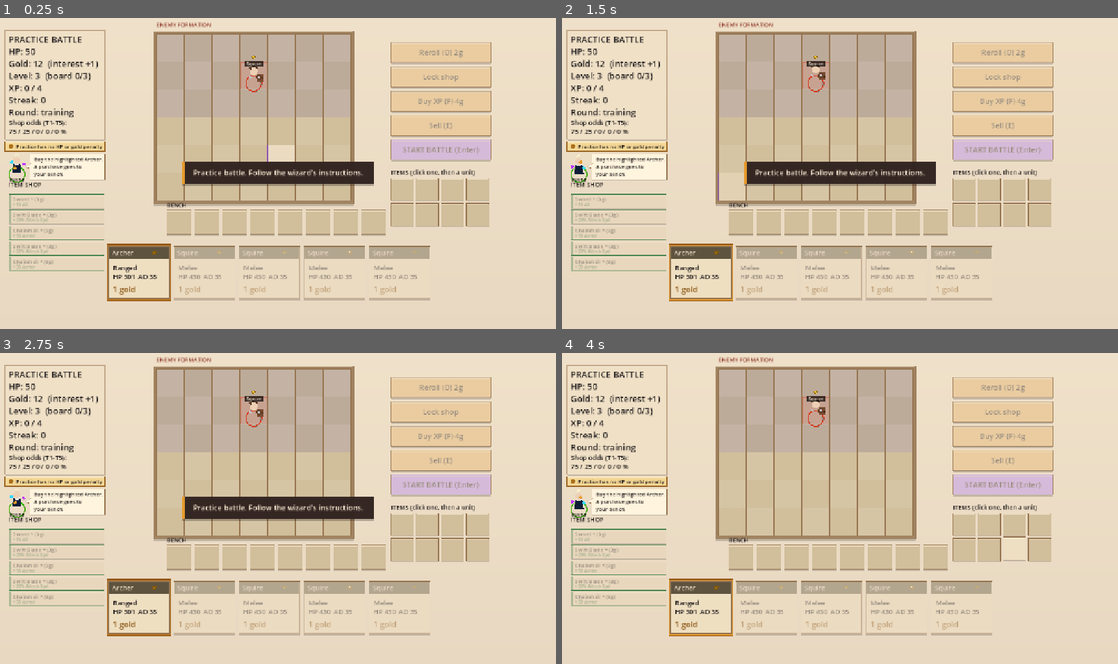
Above: before the commit, frames 1-4 (two rows, left to right).
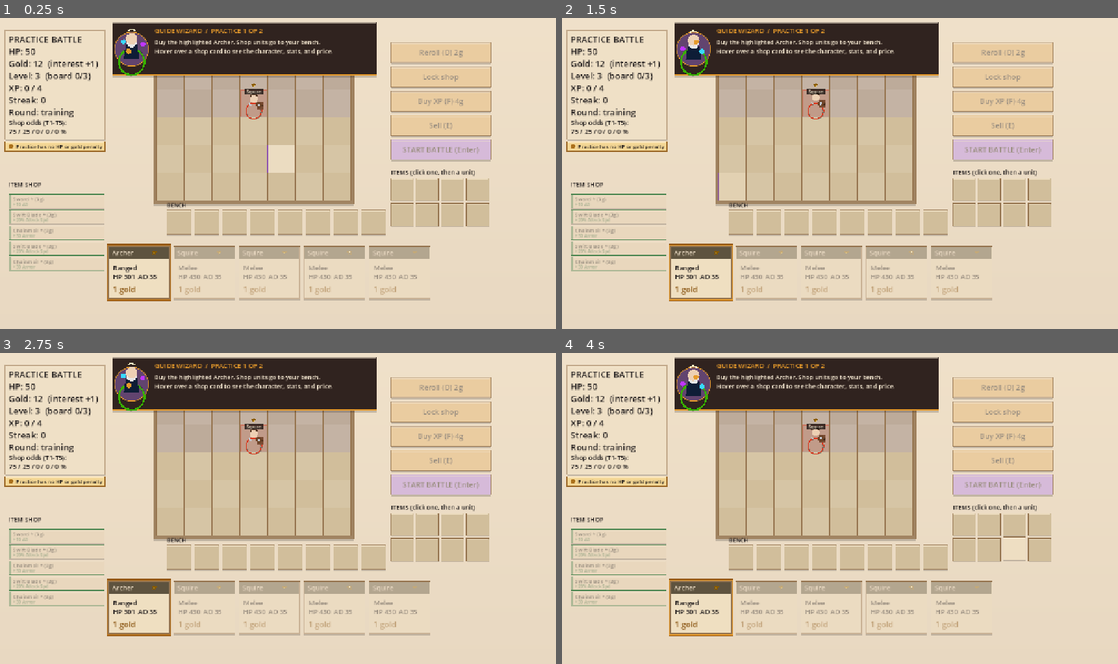
Above: after the commit, the same moments.

Repository: LionelBolling/Project-5
Game: Godot game, scene res://main.tscn
The game is run twice, just before and just after one commit, with the same random seed, the same clock (stepped at 60 frames per second) and the same inputs.
Inputs (mouse positions are in pixels of both pictures, inside the frame that each line leads up to):
- Up to frame 1 (0.25 s): no input
- Up to frame 2 (1.5 s): tap Enter at 0.5, 0.8 s; move the mouse to (962, 157) at 0.52 s; hold D 0.53-1.25 s; tap F at 0.6 s; click (962, 157) at 0.67 s; tap Space at 0.77, 1.07 s; drag from (728, 189) to (812, 235) at 1.27 s
- Up to frame 3 (2.75 s): move the mouse to (333, 440) at 2.02 s; hold D from 2.03 s (still down); tap E at 2.1 s; tap F at 2.3 s
- Up to frame 4 (4 s): release D at 2.75 s; drag from (812, 570) to (673, 461) at 2.77 s; move the mouse to (1006, 555) at 3.52 s; tap Enter at 3.6 s; tap Space at 3.77 s; tap E at 3.8 s

The runs differ from the first frame. In frame 1, 12% of the frame differs, in the area x 1-68%, y 1-55%; in frame 2, 12%; in frame 3, 12%; in frame 4, 9.6%.

Commit message:
Teach core mechanics in two guided practice battles

Diff:
--- a/docs/main.gd
+++ b/docs/main.gd
@@ -25,14 +25,48 @@
 	["Give defensive items", "to front-line units.", "Equip damage in back."],
 	["Hover over enemies", "before battle to plan", "where to place your team."]
 ]
-enum Tutorial { BUY, SELECT, PLACE, START, FIGHT, DONE }
+enum Tutorial {
+	BUY, SELECT, PLACE, START, FIGHT, LESSON, XP, BUY_ITEM, SELECT_ITEM, EQUIP,
+	MERGE, LOOT, DONE
+}
 const TRAINING_TILE := Vector2i(3, 5)
+const STARTING_GOLD := 12
+const STARTING_HP := 50
+const LESSON_NEXT := Rect2(734, 98, 114, 30)
 const TUTORIAL_LINES := [
-	["Buy the highlighted Archer.", "A purchase goes to", "your bench."],
-	["Click your Archer", "on the bench to select it."],
-	["Click the highlighted tile.", "Ranged units are safer", "in the back row."],
-	["Click Start Battle.", "When the marker hits gold,", "press Space to boost a spell."],
-	["Units fight on their own.", "Press Space when the", "marker hits the gold zone."]
+	["Buy the highlighted Archer. Shop units go to your bench.",
+		"Hover over a shop card to see the character, stats, and price."],
+	["Click the Archer on your bench to select it.",
+		"Click another unit to swap positions, or click Sell (E) to sell it."],
+	["Move the Archer onto the highlighted tile in your back row.",
+		"Place melee units in front. Tier 4 and 5 units need two adjacent tiles."],
+	["Click Start Battle or press Enter. You can see the enemy lineup now.",
+		"Hover over any unit to inspect its stats."],
+	["Units fight automatically. The bars show health and mana.",
+		"When the spell marker reaches the gold zone, press Space for a boost."],
+	[],
+	["Click Buy XP (F). Higher levels let you field more units",
+		"and improve the odds of finding higher-tier units in the shop."],
+	["Buy the highlighted Sword from the Item Shop.",
+		"Hover over items to compare their bonuses and upgrade tiers."],
+	["Click the Sword in your inventory to select it.",
+		"Hover over a unit with an item selected to preview the upgrade."],
+	["Click your Archer to equip the Sword. Each unit can hold three items.",
+		"Equip another copy of an item on the same unit to upgrade it."],
+	["Use Merge to choose three units of the same type and star level.",
+		"The first unit stays and gains a star. Confirm when you're ready."],
+	["Wait for the warning ring, then click the gold orb to collect it.",
+		"Stage 1 starts with a fresh board, shop, gold, and health."]
+]
+const LESSONS := [
+	["Reroll (D) spends gold to refresh both shops. Lock keeps the current",
+		"offers for the next round. The odds panel shows unit tiers at your level."],
+	["You earn gold and XP after each round. Saved gold earns interest.",
+		"Win or loss streaks add gold. Victories can drop collectible gold orbs."],
+	["Win all ten stages to finish. On a loss you take damage and retry",
+		"the same lineup. Monster rounds can also drop an item when you win."],
+	["The next practice round covers leveling, items, merging, and loot.",
+		"Your practice purchases and upgrades will reset when training ends."]
 ]
 const LOOT_WARNING_TIME := 0.9
 const MERGE_BUTTON := Rect2(900, 490, 230, 32)
@@ -181,13 +215,14 @@
 const PVE_STAGES := [1, 4, 7]
 const BTNS := ["Reroll (D) 2g", "Lock shop", "Buy XP (F) 4g", "Sell (E)", "START BATTLE (Enter)"]
 
-var gold := 12
+var gold := STARTING_GOLD
 var tutorial_step := Tutorial.BUY
-var tutorial_cost := 0
+var practice_round := 1
+var tutorial_lesson := 0
 var guide_tip_index := -1
 var level := 3
 var xp := 0
-var hp := 50
+var hp := STARTING_HP
 var stage := 1
 var streak := 0
 var phase := "prep"
@@ -269,7 +304,7 @@
 	roll_shop()
 	roll_item_shop()
 	shop[0] = {"n": "Archer", "t": 1, "r": true, "s": 1, "it": []}
-	enemy_formation = [{"d": {"n": "Squire", "t": 1, "r": false, "s": 1, "it": []}, "pos": Vector2(3, 1)}]
+	enemy_formation = [{"d": {"n": "Squire", "t": 1, "r": false, "s": 1, "it": []}, "pos": Vector2(3, 2)}]
 	for i in item_shop.size():
 		hover_amounts[item_btn_rect(i)] = 0.0
 
@@ -371,6 +406,21 @@
 		Tutorial.SELECT: return bench_rect(0)
 		Tutorial.PLACE: return Rect2(BO + Vector2(TRAINING_TILE) * CELL, Vector2(CELL, CELL))
 		Tutorial.START: return btn_rect(4)
+		Tutorial.LESSON: return LESSON_NEXT
+		Tutorial.XP: return btn_rect(2)
+		Tutorial.BUY_ITEM: return item_btn_rect(0)
+		Tutorial.SELECT_ITEM: return item_slot_rect(0)
+		Tutorial.EQUIP: return unit_footprint(Vector2(TRAINING_TILE), board[TRAINING_TILE])
+		Tutorial.MERGE:
+			if not selecting_merge: return MERGE_BUTTON
+			if merge_locs.size() == 3: return MERGE_ACCEPT
+			return (
+				unit_footprint(Vector2(TRAINING_TILE), board[TRAINING_TILE])
+				if merge_locs.is_empty() else bench_rect(merge_locs.size() - 1)
+			)
+		Tutorial.LOOT:
+			var center := BO + Vector2(3.5, 2.5) * CELL
+			return Rect2(center - Vector2(20, 20), Vector2(40, 40))
 	return Rect2()
 
 func tutorial_click(p: Vector2):
@@ -378,7 +428,6 @@
 		return
 	match tutorial_step:
 		Tutorial.BUY:
-			tutorial_cost = shop[0].t
 			buy(0)
 			tutorial_step = Tutorial.SELECT
 		Tutorial.SELECT:
@@ -389,6 +438,68 @@
 			tutorial_step = Tutorial.START
 		Tutorial.START:
 			start_battle()
+		Tutorial.LESSON:
+			tutorial_lesson += 1
+			if tutorial_lesson == LESSONS.size():
+				practice_round = 2
+				enemy_formation.append({
+					"d": {"n": "Archer", "t": 1, "r": true, "s": 1, "it": []},
+					"pos": Vector2(4, 2)
+				})
+				item_shop[0] = {"n": "Sword", "t": 1, "rarity": "common", "cost": 3}
+				bench[0] = board[TRAINING_TILE].duplicate(true)
+				bench[1] = board[TRAINING_TILE].duplicate(true)
+				tutorial_step = Tutorial.XP
+		Tutorial.XP:
+			do_btn(2)
+			tutorial_step = Tutorial.BUY_ITEM
+		Tutorial.BUY_ITEM:
+			buy_item(0)
+			tutorial_step = Tutorial.SELECT_ITEM
+		Tutorial.SELECT_ITEM:
+			sel_item = 0
+			tutorial_step = Tutorial.EQUIP
+		Tutorial.EQUIP:
+			click_loc(["g", TRAINING_TILE])
+			tutorial_step = Tutorial.MERGE
+		Tutorial.MERGE:
+			if not selecting_merge:
+				set_merge_selection(true)
+			elif merge_locs.size() == 3:
+				confirm_merge()
+				tutorial_step = Tutorial.START
+			elif merge_locs.is_empty():
+				select_merge_unit(["g", TRAINING_TILE])
+			else:
+				select_merge_unit(["b", merge_locs.size() - 1])
+		Tutorial.LOOT:
+			if loot_warning_time <= 0.0:
+				finish_tutorial()
+
+func finish_tutorial():
+	tutorial_step = Tutorial.DONE
+	board.clear()
+	bench.fill(null)
+	items_inv.clear()
+	orbs.clear()
+	units.clear()
+	texts.clear()
+	projectiles.clear()
+	loot_warning_time = 0.0
+	ctime = 0.0
+	aura_timer = 0.0
+	gold = STARTING_GOLD
+	hp = STARTING_HP
+	stage = 1
+	level = 3
+	xp = 0
+	streak = 0
+	locked = false
+	sel = null
+	sel_item = -1
+	set_merge_selection(false)
+	start_prep(true)
+	msg = "Practice complete. Stage 1 is ready!"
 
 func pick_tier():
 	var o = ODDS[level]
@@ -547,6 +658,8 @@
 		if tutorial_step != Tutorial.DONE:
 			if e.keycode == KEY_ENTER and tutorial_step == Tutorial.START:
 				tutorial_click(btn_rect(4).get_center())
+			elif e.keycode == KEY_F and tutorial_step == Tutorial.XP:
+				tutorial_click(btn_rect(2).get_center())
 			elif e.keycode == KEY_SPACE and tutorial_step == Tutorial.FIGHT:
 				qte_press()
 			return
@@ -1072,13 +1185,16 @@
 func end_combat(a0, a1):
 	qte = null
 	if tutorial_step == Tutorial.FIGHT:
-		tutorial_step = Tutorial.DONE
 		phase = "prep"
-		gold += tutorial_cost
 		texts.clear()
 		projectiles.clear()
-		start_prep(true)
-		msg = "Practice complete! Your Archer is ready for stage 1."
+		if practice_round == 1:
+			tutorial_step = Tutorial.LESSON
+		else:
+			tutorial_step = Tutorial.LOOT
+			orbs.append(Vector2(3, 2))
+			loot_warning_time = LOOT_WARNING_TIME
+		notification_time = 0.0
 		return
 	var win = a1 == 0 or (a0 > a1 and a0 > 0)
 	if a0 == 0: win = false
@@ -1432,6 +1548,22 @@
 	draw_rect(Rect2(r.position + Vector2(0, 0), Vector2(4, size.y)), Color(GOLD, alpha))
 	T(r.position + Vector2(0, 32), msg, 17, Color(PAPER_HIGHLIGHT, alpha), size.x, HORIZONTAL_ALIGNMENT_CENTER)
 
+func draw_tutorial_guide():
+	var panel := Rect2(258, 12, 610, 122)
+	draw_paper_panel(panel, Color("30231F"), GOLD, 6.0)
+	var center := Vector2(303, 75)
+	draw_circle(center, 39, Color("62446F"))
+	draw_arc(center, 39, 0, TAU, 40, GOLD, 1.5, true)
+	draw_set_transform(center, 0.0, Vector2(1.65, 1.65))
+	draw_fantasy_unit(Vector2.ZERO, {"n": "Sage"}, 0, "idle", Time.get_ticks_msec() / 1000.0)
+	draw_set_transform(Vector2.ZERO)
+	T(Vector2(356, 38), "GUIDE WIZARD  /  PRACTICE %d OF 2" % practice_round, 15, GOLD)
+	var lines: Array = LESSONS[tutorial_lesson] if tutorial_step == Tutorial.LESSON else TUTORIAL_LINES[tutorial_step]
+	for i in lines.size():
+		T(Vector2(356, 64 + i * 21), lines[i], 14, PAPER_HIGHLIGHT)
+	if tutorial_step == Tutorial.LESSON:
+		button(LESSON_NEXT, "Continue", GOLD.lightened(0.35))
+
 func draw_guide():
 	var center := Vector2(39, 346)
 	var idle := Time.get_ticks_msec() / 1000.0
@@ -1446,9 +1578,7 @@
 	draw_colored_polygon(tail, fill)
 	draw_polyline(tail, PAPER_EDGE, 1.0, true)
 	var lines: Array = ["Click a unit, then a tile.", "Use the bottom three rows.", "Click me for a tip."]
-	if tutorial_step != Tutorial.DONE:
-		lines = TUTORIAL_LINES[tutorial_step]
-	elif guide_tip_index >= 0:
+	if guide_tip_index >= 0:
 		lines = GUIDE_TIPS[guide_tip_index]
 	for i in lines.size():
 		T(bubble.position + Vector2(9, 16 + 17 * i), lines[i], 12)
@@ -1651,9 +1781,9 @@
 	# Buttons
 	for i in 5:
 		button(btn_rect(i), BTNS[i] + (" [ON]" if i == 1 and locked else ""), PURPLE.lightened(0.4) if i == 4 else GOLD.lightened(0.3))
-		if tutorial_step != Tutorial.DONE and (tutorial_step != Tutorial.START or i != 4):
+		if tutorial_step != Tutorial.DONE and not tutorial_target().intersects(btn_rect(i)):
 			draw_rect(animated_rect(btn_rect(i), 3.0), Color(PARCH, 0.62))
-	if phase == "prep" and tutorial_step == Tutorial.DONE:
+	if phase == "prep" and (tutorial_step == Tutorial.DONE or tutorial_step == Tutorial.MERGE):
 		button(MERGE_BUTTON, "Cancel merge" if selecting_merge else "Merge: Select the units", PURPLE.lightened(0.48))
 
 	# HUD
@@ -1670,7 +1800,8 @@
 	draw_circle(Vector2(25, 299), 5, Color("AB711C"), true, -1, true)
 	var income_label := "Practice has no HP or gold penalty" if practice else "Round end: +%d gold minimum" % (round_income() + mini(gold / 10, 5))
 	T(Vector2(37, 304), income_label, 12)
-	draw_guide()
+	if not practice:
+		draw_guide()
 
 	# Item Shop
 	T(Vector2(20, 392), "ITEM SHOP", 14)
@@ -1689,7 +1820,7 @@
 			T(r.position + Vector2(10, 27), get_it_desc(it.n, it.t), 10, col.darkened(0.2))
 		else:
 			T(r.position + Vector2(10, 20), "sold", 13, INK)
-		if practice:
+		if practice and (tutorial_step != Tutorial.BUY_ITEM or i != 0):
 			draw_rect(r, Color(PARCH, 0.62))
 
 	# Item Inventory
@@ -1761,6 +1892,10 @@
 		T(Vector2(0, 330), "YOU WIN!" if hp > 0 else "YOU LOSE", 64, INK, 1280, HORIZONTAL_ALIGNMENT_CENTER)
 		T(Vector2(0, 380), "Click to restart", 24, PURPLE, 1280, HORIZONTAL_ALIGNMENT_CENTER)
 
+	if practice and selecting_merge:
+		draw_merge_prompt()
+	if practice:
+		draw_tutorial_guide()
 	var target := tutorial_target()
 	if target.has_area():
 		var pulse := 0.70 + 0.30 * sin(Time.get_ticks_msec() / 135.0)
@@ -1770,7 +1905,8 @@
 	# Tooltips & Hover cards (renders on top of everything)
 	var tip = null
 	if selecting_merge:
-		draw_merge_prompt()
+		if not practice:
+			draw_merge_prompt()
 		return
 
 	if phase == "prep":
@@ -1892,5 +2028,5 @@
 
 	if tip != null:
 		draw_tooltip_box(mp, tip.title, tip.col, tip.lines, tip.get("portrait"))
-	if qte == null:
+	if qte == null and not practice:
 		draw_notification()
